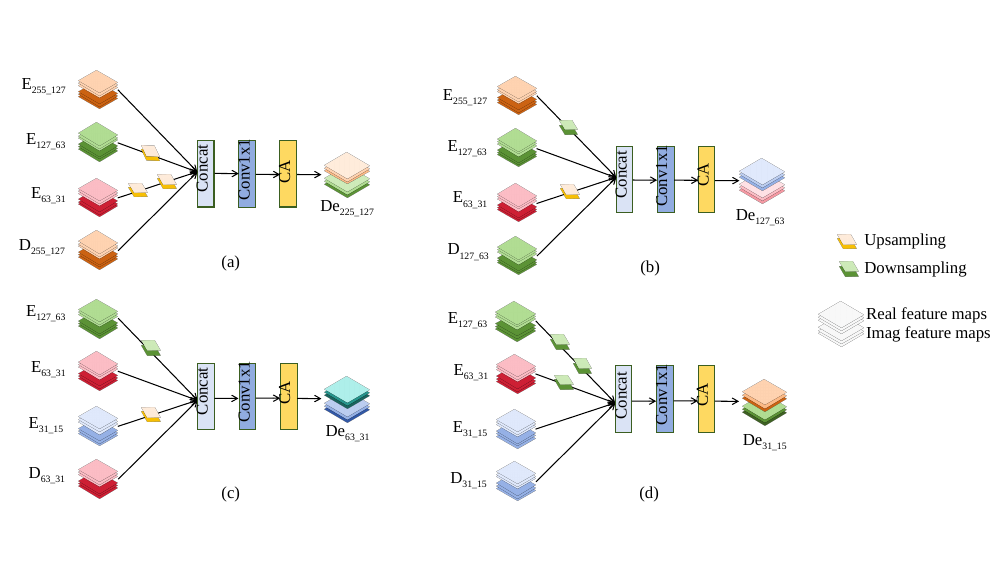
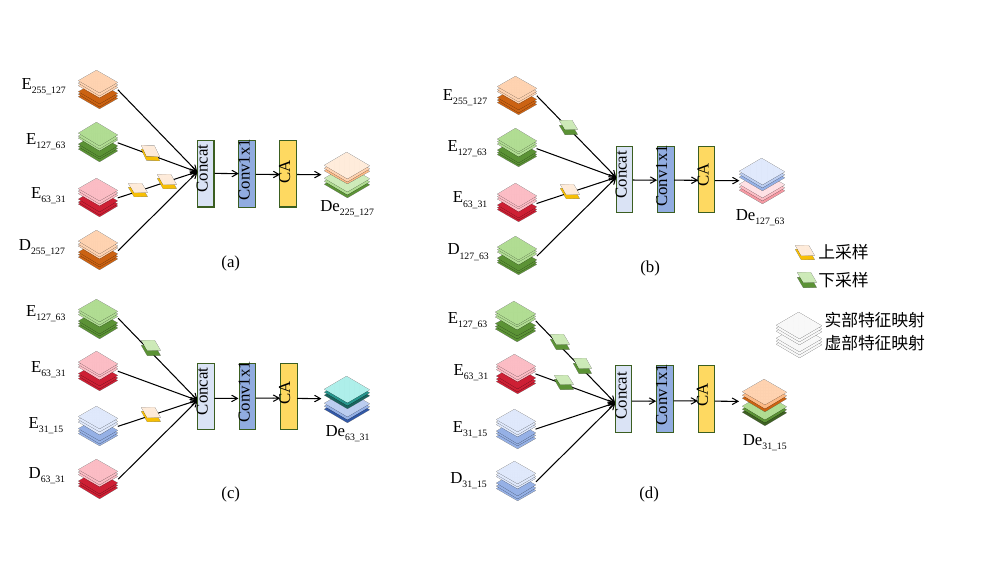
Before and after one commit to Youn8ch/Paper, a slide deck: slide 1 of 图/第四章/paper/CMFFU/新建 PPTX 演示文稿.pptx. Drawn at 1008x567 pixels with LibreOffice and Linux fonts; fonts in the diff are those of the drawing. Boxes give left, top, right and bottom in pixels: in the first picture for what was removed or moved away, otherwise in the second. Text is boxed around its words. In the diff, an @@ line names an element or a change of style, - is before the commit and + after.

```diff
--- a/图/第四章/paper/CMFFU/新建 PPTX 演示文稿.pptx
+++ b/图/第四章/paper/CMFFU/新建 PPTX 演示文稿.pptx
@@ text at (818,244,868,260): text changed; font Times New Roman to Noto Sans CJK SC @@
-Upsampling
+上采样
@@ text at (818,272,868,288): text changed; font Times New Roman to Noto Sans CJK SC @@
-Downsampling
+下采样
@@ 10 rectangles: place and size @@
-10 rectangles at (825,229,859,349)
+10 rectangles at (783,240,817,360)
@@ text at (825,312,925,328): text changed; font Times New Roman to Noto Sans CJK SC @@
-Real feature maps
+实部特征映射
@@ text at (825,335,925,351): text changed; font Times New Roman to Noto Sans CJK SC @@
-Imag feature maps
+虚部特征映射
```
Also in this commit, not shown: 11 other files.
